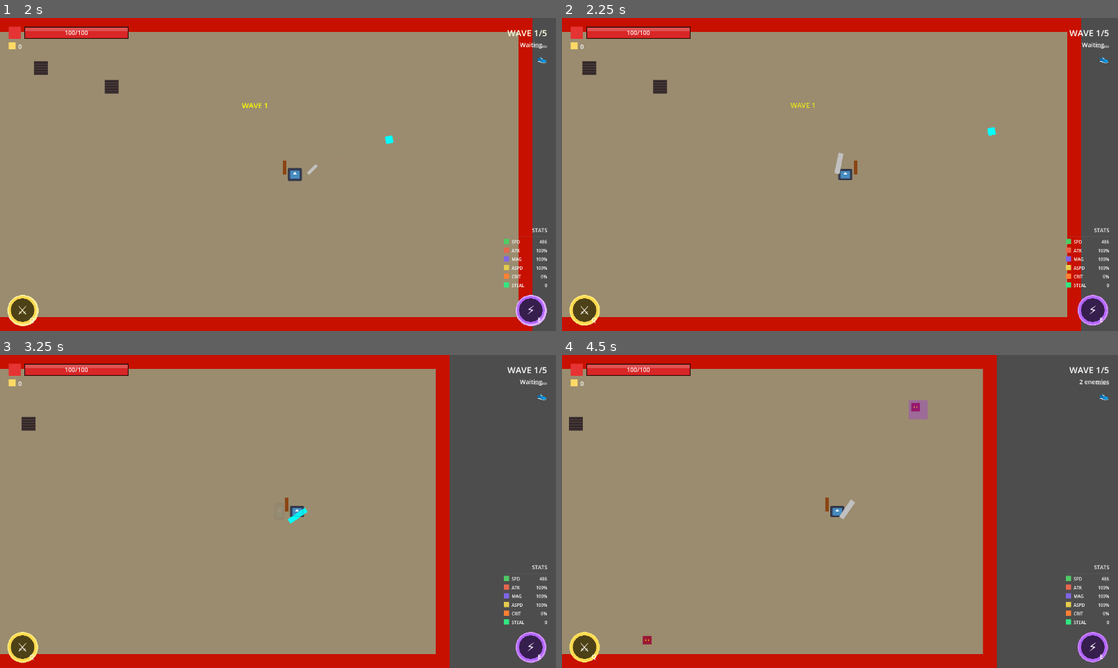
Above: before the commit, frames 1-4 (two rows, left to right).
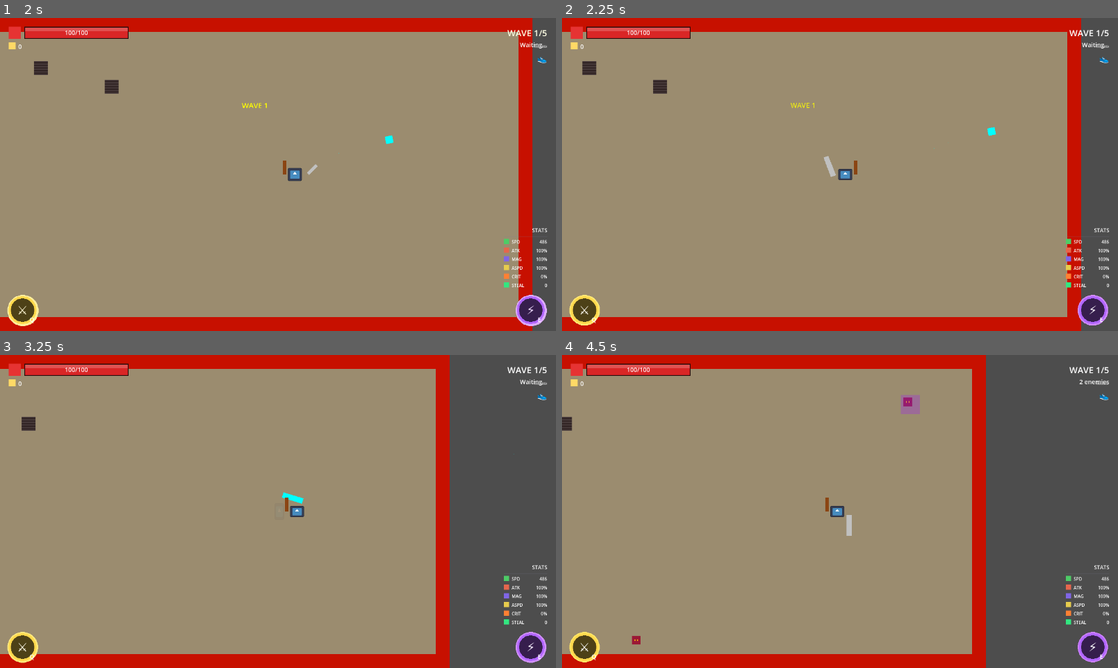
Above: after the commit, the same moments.

Repository: Azgr9/chaos
Game: Godot game, scene res://Scenes/Main/Base.tscn
Two runs of this game, one before a commit and one after it. Both use one fixed random seed, a clock stepped at 60 frames per second and the inputs below. The engine's default icon, where the game draws it, is replaced by a stand-in: a white triangle on a blue panel in a dark square.
Inputs (mouse positions are in pixels of both pictures, inside the frame that each line leads up to):
- Up to frame 1 (2 s): click "⚔️ ENTER ARENA ⚔️" at 0.5 s; tap Enter at 1.25 s; move the mouse to (400, 158) at 1.27 s; hold D (move_right) from 1.28 s (still down); hold Right mouse button (magic_attack) from 1.28 s (still down); click (400, 158) at 1.55 s
- Up to frame 2 (2.25 s): release D (move_right) at 2 s; release Right mouse button (magic_attack) at 2 s; drag from (728, 190) to (873, 171) at 2.02 s
- Up to frame 3 (3.25 s): move the mouse to (333, 442) at 2.77 s; hold D (move_right) from 2.78 s (still down); tap Space (dash) at 2.85 s; click (333, 442) at 3.05 s
- Up to frame 4 (4.5 s): release D (move_right) at 3.5 s; drag from (812, 574) to (845, 511) at 3.52 s; move the mouse to (1006, 558) at 4.27 s; hold A (move_left) from 4.28 s (still down); click (1006, 558) at 4.35 s

Frame 1 is identical in both runs. In frame 2, 0.1% of the frame differs, in the area x 47-51%, y 43-51%; in frame 3, 0.1%; in frame 4, 4.5%, in the area x 0-79%, y 0-100%.

Commit message:
ATTACK FİX

Diff:
--- a/Scripts/Player/Player.gd
+++ b/Scripts/Player/Player.gd
@@ -187,34 +187,46 @@
 	# During attack, face mouse direction
 	if is_attacking:
 		facing_direction = to_mouse
-		# Only rotate the weapon being used - limit rotation to 45 degrees
-		if is_melee_attacking:
-			var target_angle = facing_direction.angle()
-			weapon_pivot.rotation = clamp(target_angle, -PI/4, PI/4)
-		elif is_magic_attacking:
+		# Only rotate staff pivot during magic attacks - melee weapon handles its own animation
+		if is_magic_attacking:
 			var target_angle = facing_direction.angle()
 			staff_pivot.rotation = clamp(target_angle, -PI/4, PI/4)
+		# Don't touch weapon_pivot during melee attack - animation handles direction
 	# While moving, face movement direction
 	elif is_moving:
 		facing_direction = last_direction
 	# When idle, keep last facing direction
 
-	# Update visual facing (flip sprite AND weapon pivots)
+	# Update visual facing (flip sprite)
 	if facing_direction.x < 0:
 		visuals_pivot.scale.x = -1
-		# Mirror weapon pivots so they switch sides
-		# Sword goes to LEFT (facing direction), Staff goes to RIGHT (back)
-		weapon_pivot.scale.x = -1
+	else:
+		visuals_pivot.scale.x = 1
+
+	# Weapon pivot flipping - only when NOT melee attacking
+	# During melee attack, the animation handles all directions via current_attack_direction
+	if is_melee_attacking:
+		weapon_pivot.scale.x = 1  # Keep normal scale during attack
+		weapon_pivot.rotation = 0  # Animation controls pivot rotation
+		# Position weapon slightly away from player center in attack direction
+		# This makes the sword swing farther from the player body
+		weapon_holder.position = facing_direction * 55
+	else:
+		# Normal idle/movement - weapon follows player facing
+		if facing_direction.x < 0:
+			weapon_pivot.scale.x = -1
+		else:
+			weapon_pivot.scale.x = 1
+		weapon_pivot.rotation = 0
+		# Return weapon to side position when not attacking
+		weapon_holder.position = Vector2(40, 24)
+
+	# Staff pivot always follows facing direction
+	if facing_direction.x < 0:
 		staff_pivot.scale.x = -1
 	else:
-		visuals_pivot.scale.x = 1
-		# Normal - Sword on RIGHT (facing direction), Staff on LEFT (back)
-		weapon_pivot.scale.x = 1
 		staff_pivot.scale.x = 1
 
-	# Keep weapons horizontal when not attacking
-	if not is_melee_attacking:
-		weapon_pivot.rotation = 0
 	if not is_magic_attacking:
 		staff_pivot.rotation = 0
 
@@ -255,7 +267,9 @@
 
 		# Face the attack direction immediately
 		facing_direction = attack_direction
-		weapon_pivot.rotation = attack_direction.angle()
+		# Don't rotate weapon_pivot - let the weapon animation handle its own rotation
+		# The weapon uses current_attack_direction internally for direction-aware animations
+		weapon_pivot.rotation = 0
 
 		# Perform the SWORD attack
 		current_weapon.attack(attack_direction, stats.melee_damage_multiplier)
--- a/Scripts/Weapons/MeleeWeapon.gd
+++ b/Scripts/Weapons/MeleeWeapon.gd
@@ -65,6 +65,7 @@
 var hits_this_swing: Array = []
 var active_attack_tween: Tween = null
 var player_reference: Node2D = null
+var current_attack_direction: Vector2 = Vector2.RIGHT  # Track attack direction for animations
 
 # Combo state
 var combo_count: int = 0
@@ -137,11 +138,11 @@
 
 func _get_attack_pattern(attack_index: int) -> String:
 	# Override to define combo attack sequence
-	# Return: "horizontal", "horizontal_reverse", "overhead", "stab"
+	# Simple 3-hit combo: left-right, right-left, left-right
 	match attack_index:
-		1: return "horizontal"
-		2: return "horizontal_reverse"
-		3: return "overhead"
+		1: return "horizontal"           # Left to right
+		2: return "horizontal_reverse"   # Right to left
+		3: return "horizontal"           # Left to right (finisher)
 		_: return "horizontal"
 
 func _perform_skill() -> bool:
@@ -209,13 +210,16 @@
 # ============================================
 # ATTACK SYSTEM
 # ============================================
-func attack(_direction: Vector2, player_damage_multiplier: float = 1.0) -> bool:
+func attack(direction: Vector2, player_damage_multiplier: float = 1.0) -> bool:
 	if not can_attack or is_attacking:
 		return false
 
 	# Set flags immediately to prevent race conditions
 	can_attack = false
 	is_attacking = true
+
+	# Store attack direction for animations
+	current_attack_direction = direction.normalized() if direction.length() > 0 else Vector2.RIGHT
 
 	damage_multiplier = player_damage_multiplier
 	hits_this_swing.clear()
@@ -270,52 +274,46 @@
 
 func _animate_horizontal_swing(duration: float, is_dash_attack: bool, reverse: bool):
 	active_attack_tween = create_tween()
-	active_attack_tween.set_parallel(true)
-
-	# Scale up
-	active_attack_tween.tween_property(sprite, "scale", Vector2.ONE, duration * 0.3)
-
-	# Calculate angles
+
+	# Get the base angle from attack direction
+	# The sword sprite points UP (negative Y), so we need to add 90 degrees
+	# to make it point in the attack direction
+	var base_angle = rad_to_deg(current_attack_direction.angle()) + 90.0
+
+	# Simple arc swing: 150 degree total arc centered on attack direction
+	var half_arc = 75.0
+
 	var start_angle: float
 	var end_angle: float
-	var start_pos: Vector2
-	var end_pos: Vector2
 
 	if reverse:
-		start_angle = 90
-		end_angle = -90
-		start_pos = Vector2(32, 0)
-		end_pos = Vector2(-32, 0)
+		# Right to left
+		start_angle = base_angle + half_arc
+		end_angle = base_angle - half_arc
 	else:
-		start_angle = -90
-		end_angle = 90
-		start_pos = Vector2(-32, 0)
-		end_pos = Vector2(32, 0)
-
+		# Left to right
+		start_angle = base_angle - half_arc
+		end_angle = base_angle + half_arc
+
+	# Set starting state
 	pivot.rotation = deg_to_rad(start_angle)
-	pivot.position = start_pos
-
-	active_attack_tween.set_parallel(false)
-
-	# Anticipation
-	active_attack_tween.tween_property(pivot, "rotation", deg_to_rad(start_angle + (-10 if not reverse else 10)), duration * 0.2)
+	pivot.position = Vector2.ZERO
+	sprite.scale = Vector2.ONE
+
+	# Anticipation - small wind up
+	var windup_angle = start_angle + (-10 if not reverse else 10)
+	active_attack_tween.tween_property(pivot, "rotation", deg_to_rad(windup_angle), duration * 0.15)
 
 	# Enable hitbox
 	active_attack_tween.tween_callback(_enable_hitbox.bind(is_combo_finisher(), is_dash_attack))
 
-	# Main swing
-	var stretch = 0.6 if is_combo_finisher() else 0.7
-	sprite.scale.y = stretch
+	# Main swing - fast arc
 	active_attack_tween.tween_property(pivot, "rotation", deg_to_rad(end_angle), duration * 0.5)\
 		.set_trans(Tween.TRANS_CUBIC).set_ease(Tween.EASE_OUT)
-	active_attack_tween.parallel().tween_property(pivot, "position", end_pos, duration * 0.5)
-
-	# Reset scale
-	active_attack_tween.parallel().tween_property(sprite, "scale:y", 1.0, duration * 0.3)\
-		.set_trans(Tween.TRANS_BACK).set_ease(Tween.EASE_OUT)
 
 	# Follow through
-	active_attack_tween.tween_property(pivot, "rotation", deg_to_rad(end_angle + (10 if not reverse else -10)), duration * 0.3)
+	var followthrough_angle = end_angle + (10 if not reverse else -10)
+	active_attack_tween.tween_property(pivot, "rotation", deg_to_rad(followthrough_angle), duration * 0.2)
 
 	# Disable hitbox and return to idle
 	active_attack_tween.tween_callback(_disable_hitbox)
@@ -323,73 +321,65 @@
 
 func _animate_overhead_swing(duration: float, is_dash_attack: bool):
 	active_attack_tween = create_tween()
-	active_attack_tween.set_parallel(true)
-
-	active_attack_tween.tween_property(sprite, "scale", Vector2.ONE, duration * 0.3)
-
-	pivot.rotation = deg_to_rad(-120)
-	pivot.position = Vector2(-20, -40)
-
-	active_attack_tween.set_parallel(false)
-
-	# Anticipation
-	active_attack_tween.tween_property(pivot, "rotation", deg_to_rad(-130), duration * 0.2)
-	active_attack_tween.parallel().tween_property(pivot, "position", Vector2(-32, -48), duration * 0.2)
+
+	# Get the base angle from attack direction (add 90 for sprite orientation)
+	var base_angle = rad_to_deg(current_attack_direction.angle()) + 90.0
+
+	# Third hit: same arc pattern, slightly wider for finisher feel
+	var half_arc = 85.0
+
+	# Left to right (same as first hit)
+	var start_angle = base_angle - half_arc
+	var end_angle = base_angle + half_arc
+
+	pivot.rotation = deg_to_rad(start_angle)
+	pivot.position = Vector2.ZERO
+	sprite.scale = Vector2.ONE
+
+	# Anticipation - wind up
+	var windup_angle = start_angle - 15
+	active_attack_tween.tween_property(pivot, "rotation", deg_to_rad(windup_angle), duration * 0.15)
 
 	# Enable hitbox
 	active_attack_tween.tween_callback(_enable_hitbox.bind(is_combo_finisher(), is_dash_attack))
 
-	# Main swing
-	var stretch = 1.7 if is_combo_finisher() else 1.5
-	sprite.scale = Vector2(stretch, 0.6)
-	active_attack_tween.tween_property(pivot, "rotation", deg_to_rad(70), duration * 0.5)\
+	# Main swing - powerful arc
+	active_attack_tween.tween_property(pivot, "rotation", deg_to_rad(end_angle), duration * 0.5)\
 		.set_trans(Tween.TRANS_CUBIC).set_ease(Tween.EASE_OUT)
-	active_attack_tween.parallel().tween_property(pivot, "position", Vector2(20, 20), duration * 0.5)\
-		.set_trans(Tween.TRANS_CUBIC).set_ease(Tween.EASE_OUT)
-
-	# Reset scale
-	active_attack_tween.parallel().tween_property(sprite, "scale", Vector2.ONE, duration * 0.3)\
-		.set_trans(Tween.TRANS_BACK).set_ease(Tween.EASE_OUT)
-
-	# Follow through
-	active_attack_tween.tween_property(pivot, "rotation", deg_to_rad(90), duration * 0.3)\
-		.set_trans(Tween.TRANS_SINE).set_ease(Tween.EASE_OUT)
+
+	# Follow through - extra for finisher
+	var followthrough_angle = end_angle + 20
+	active_attack_tween.tween_property(pivot, "rotation", deg_to_rad(followthrough_angle), duration * 0.2)
 
 	active_attack_tween.tween_callback(_disable_hitbox)
 	_tween_to_idle(active_attack_tween)
 
 func _animate_stab(duration: float, _is_dash_attack: bool):
 	active_attack_tween = create_tween()
-	active_attack_tween.set_parallel(true)
-
-	active_attack_tween.tween_property(sprite, "scale", Vector2.ONE, duration * 0.3)
-
-	pivot.rotation = 0
-	pivot.position = Vector2(-60, 0)
-
-	active_attack_tween.set_parallel(false)
-
-	# Pull back
-	active_attack_tween.tween_property(pivot, "position", Vector2(-80, 0), duration * 0.2)
+
+	# Get the base angle (add 90 for sprite orientation)
+	var base_angle = rad_to_deg(current_attack_direction.angle()) + 90.0
+
+	# Stab: point at target and thrust forward
+	pivot.rotation = deg_to_rad(base_angle)
+	pivot.position = Vector2.ZERO
+	sprite.scale = Vector2.ONE
+
+	# Pull back slightly
+	var pullback_pos = current_attack_direction * -30
+	active_attack_tween.tween_property(pivot, "position", pullback_pos, duration * 0.15)
 
 	# Enable hitbox
 	active_attack_tween.tween_callback(_enable_hitbox.bind(is_combo_finisher(), false))
 
-	# Thrust
-	var thrust_distance = 140.0 if is_combo_finisher() else 112.0
-	active_attack_tween.tween_property(pivot, "position", Vector2(thrust_distance, 0), duration * 0.35)\
+	# Thrust forward
+	var thrust_distance = 80.0 if is_combo_finisher() else 60.0
+	var thrust_pos = current_attack_direction * thrust_distance
+	active_attack_tween.tween_property(pivot, "position", thrust_pos, duration * 0.4)\
 		.set_trans(Tween.TRANS_CUBIC).set_ease(Tween.EASE_OUT)
 
-	var stretch = 2.2 if is_combo_finisher() else 1.8
-	active_attack_tween.parallel().tween_property(sprite, "scale:x", stretch, duration * 0.15)
-
-	# Hold
-	active_attack_tween.tween_interval(duration * 0.15)
-
-	# Snap back
-	active_attack_tween.tween_property(sprite, "scale:x", 1.0, duration * 0.15)\
-		.set_trans(Tween.TRANS_BACK).set_ease(Tween.EASE_OUT)
-	active_attack_tween.tween_property(pivot, "position", Vector2.ZERO, duration * 0.2)
+	# Return
+	active_attack_tween.tween_property(pivot, "position", Vector2.ZERO, duration * 0.3)
 
 	active_attack_tween.tween_callback(_disable_hitbox)
 	_tween_to_idle(active_attack_tween)
